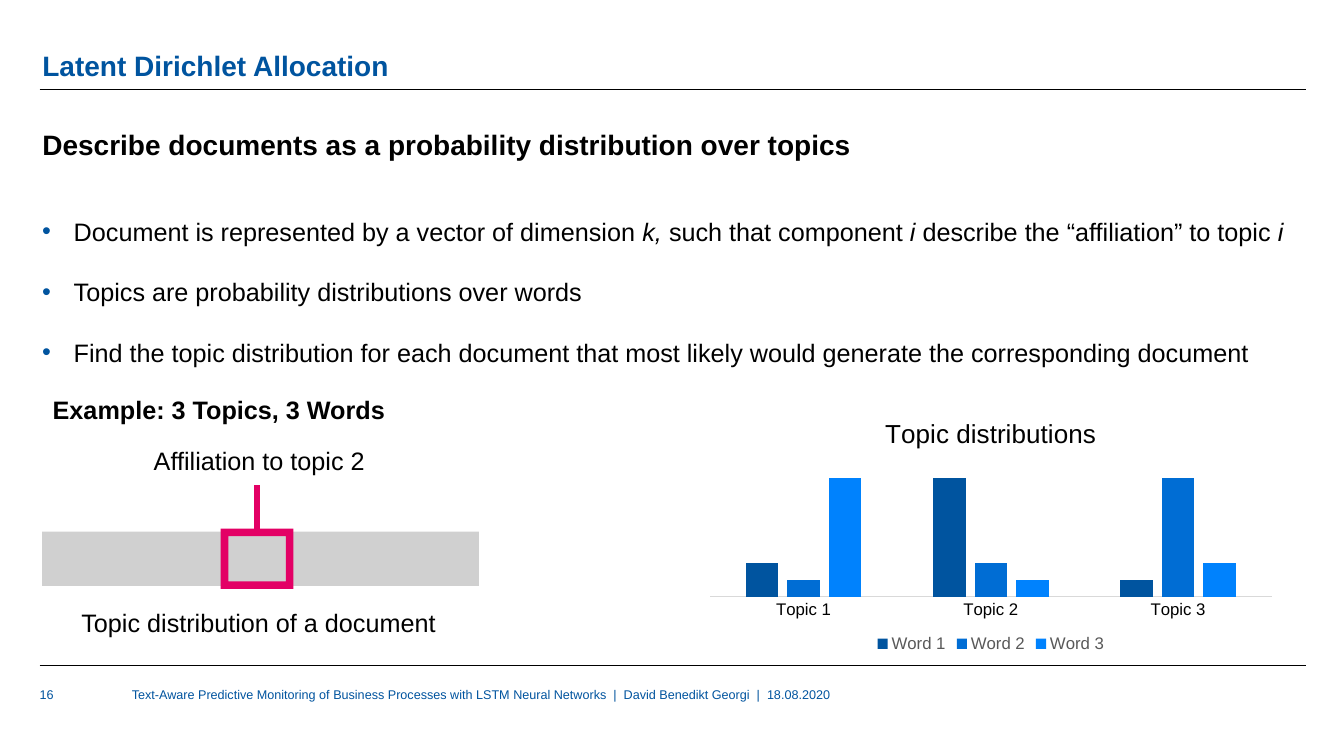
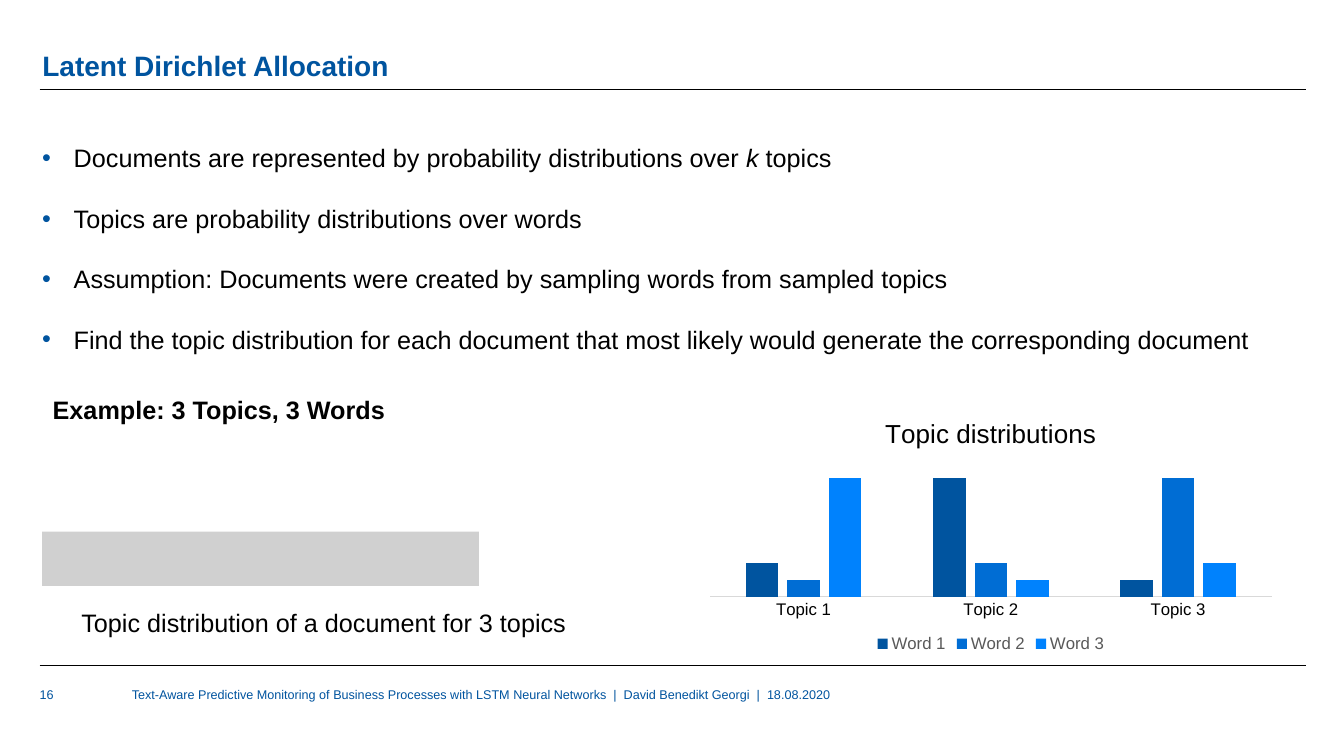
Before and after one commit to davidgeorgi/thesis, a slide deck: slide 16 of presentation/interim-presentation.pptx. Drawn at 1344x756 pixels with LibreOffice and Linux fonts; fonts in the diff are those of the drawing; grey boxes stand for pictures; background and template pictures are left out. Boxes give left, top, right and bottom in pixels: in the first picture for what was removed or moved away, otherwise in the second. Text is boxed around its words. In the diff, an @@ line names an element or a change of style, - is before the commit and + after.

Commit message:
Small fixes to presentation

```diff
--- a/presentation/interim-presentation.pptx
+++ b/presentation/interim-presentation.pptx
@@ text "Documents are represented by probability ...": place and size @@
-text "Documents are represented by probability ..." at (74, 222, 1284, 367)
+text "Documents are represented by probability ..." at (74, 148, 1249, 355)
@@ text removed at (42, 134, 851, 160) @@
-Describe documents as a probability distribution over topics
@@ text at (74, 148, 832, 173): text changed @@
-• Document is represented by a vector of dimension k, such that component i describe the “affiliation” to topic i
+• Documents are represented by probability distributions over k topics
@@ text at (74, 269, 947, 294): paragraph added @@
+• Assumption: Documents were created by sampling words from sampled topics
@@ text removed at (154, 451, 365, 476) @@
-Affiliation to topic 2
@@ line removed from (257, 528) to (257, 485) @@
@@ frame removed at (221, 528, 293, 589) @@
@@ text at (81, 613, 566, 638): text changed @@
-Topic distribution of a document
+Topic distribution of a document for 3 topics
```
Also in this commit, not shown: 1 other file.
